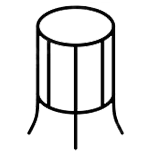
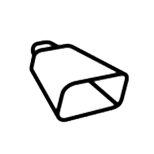
Layer changes from the first 154x154 image to the second:
added layer "Layer 1" above "5-Tom3" over [28,39,130,123]
hid "5-Tom3" over [27,2,130,151]
